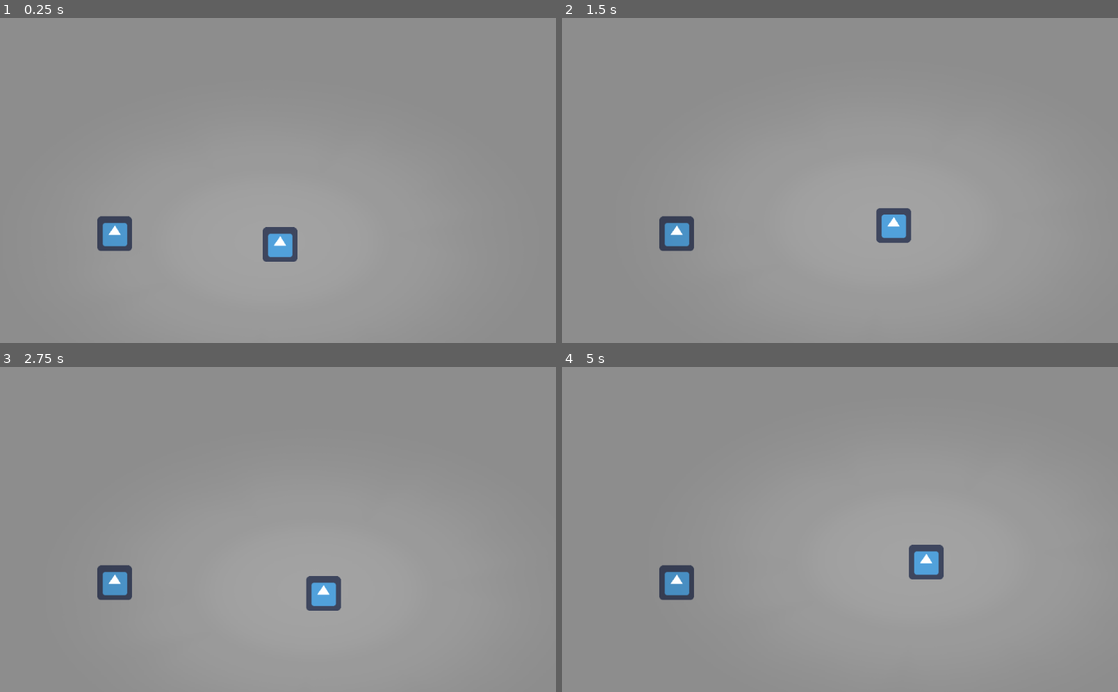
Above: before the commit, frames 1-4 (two rows, left to right).
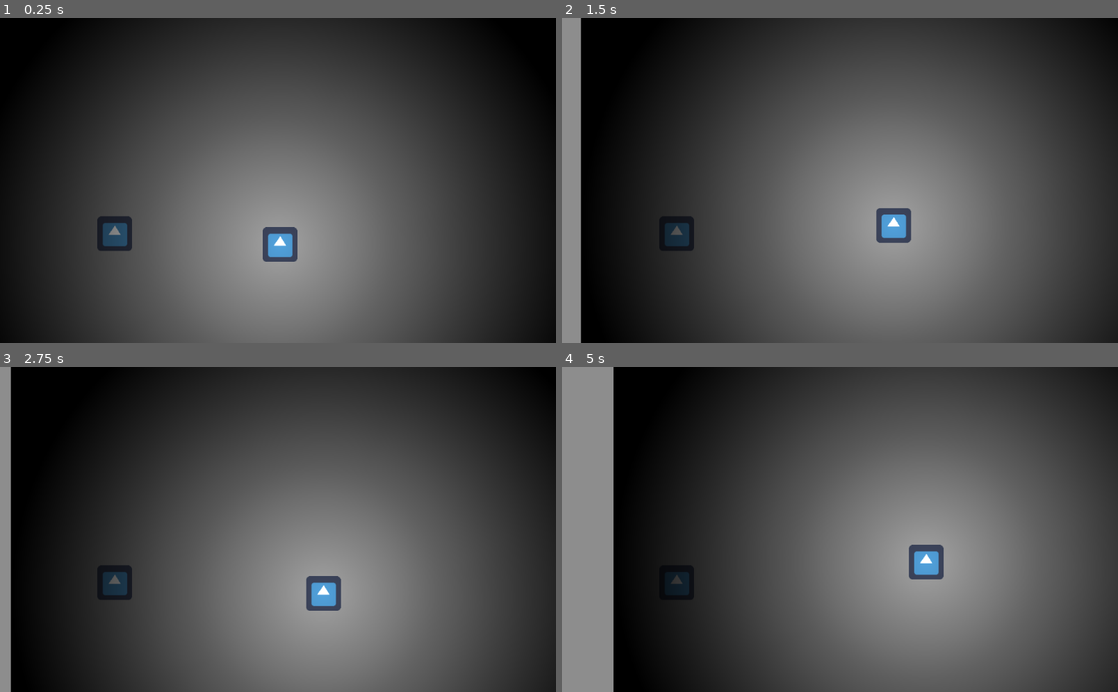
Above: after the commit, the same moments.

Repository: carlosecb/meeting_jam
Game: Godot game, scene res://Node2D.tscn
Two runs of this game, one before a commit and one after it. Both use one fixed random seed, a clock stepped at 60 frames per second and the inputs below. The engine's default icon, where the game draws it, is replaced by a stand-in: a white triangle on a blue panel in a dark square.
Inputs:
- Up to frame 1 (0.25 s): no input
- Up to frame 2 (1.5 s): tap Enter at 0.5 s; hold D (right) from 0.53 s (still down); tap Space (jump) at 0.77 s
- Up to frame 3 (2.75 s): tap Space (jump) at 1.52 s; release D (right) at 2.03 s; hold A (left) from 2.03 s (still down)
- Up to frame 4 (5 s): release A (left) at 2.78 s; hold D (right) 2.78-4.28 s; tap Space (jump) at 3.02, 3.77, 4.52 s; hold A (left) from 4.28 s (still down)

The runs differ from the first frame. In frame 1, 96% of the frame differs, in the area x 0-100%, y 0-100%; in frame 2, 93%; in frame 3, 94%; in frame 4, 87%.

Commit message:
Correct light ratio

Diff:
--- a/src/Player.tscn
+++ b/src/Player.tscn
@@ -24,7 +24,6 @@
 [node name="Camera2D" type="Camera2D" parent="."]
 
 [node name="Light" type="Light2D" parent="."]
-scale = Vector2( 1, 0.6 )
 texture = ExtResource( 5 )
 energy = 0.4
 shadow_enabled = true
@@ -34,8 +33,6 @@
 shadow_filter_smooth = 11.1
 
 [node name="gradint_circle_shader" type="Sprite" parent="Light"]
-visible = false
 material = SubResource( 2 )
-position = Vector2( 1.50732, 0.630249 )
-scale = Vector2( 9.16083, 9.16083 )
+scale = Vector2( 9, 9 )
 texture = ExtResource( 4 )
